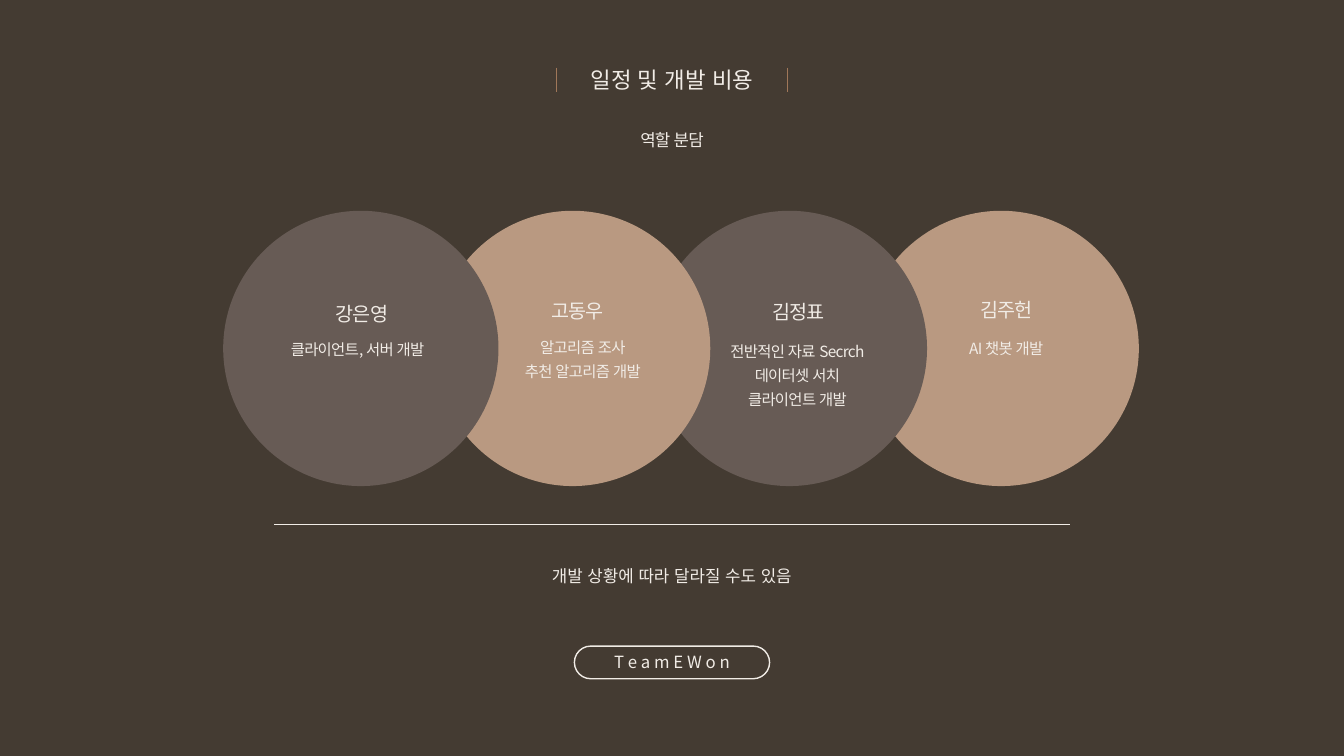
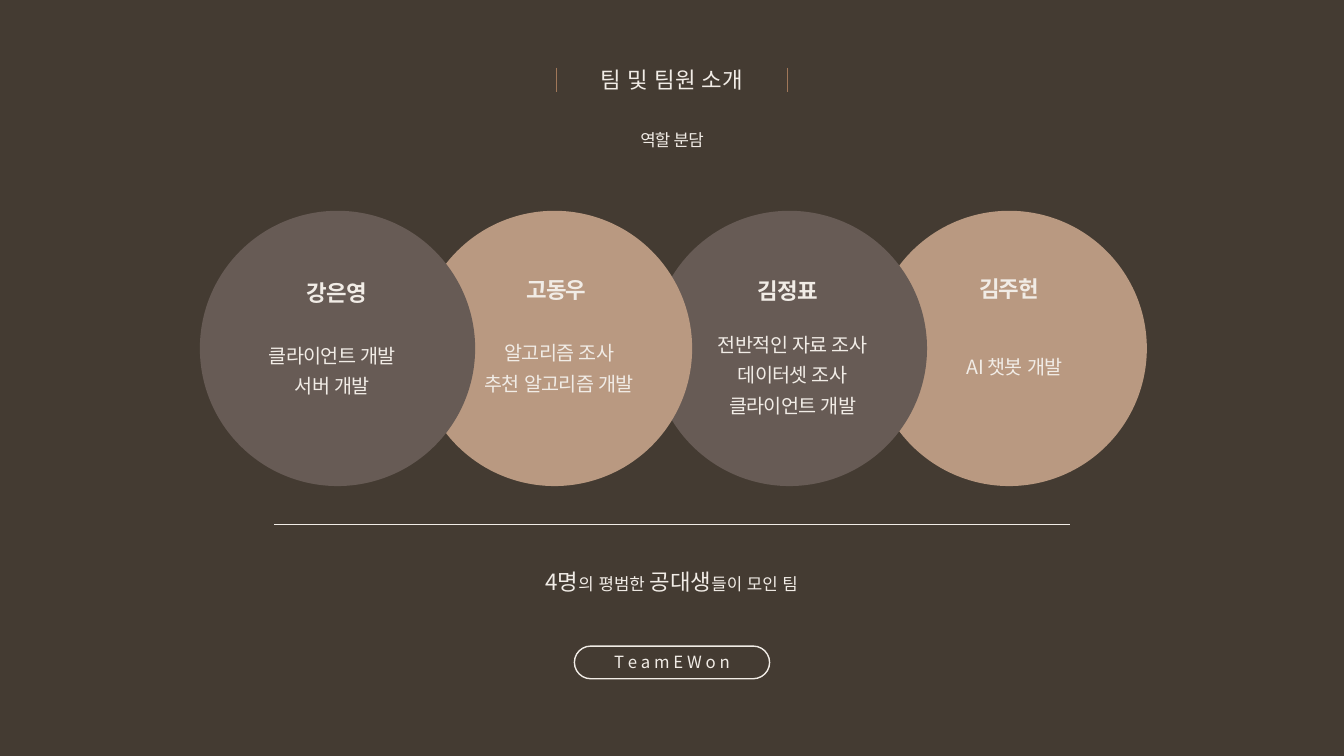
Before and after one commit to snr1229/Content_designing_Presentations, a slide deck: slide 5 of 사업계획서/Week8/EWon_중간고사대체 발표자료.pptx (slide 22 before the commit). Drawn at 1344x756 pixels with LibreOffice and Linux fonts; fonts in the diff are those of the drawing. Boxes give left, top, right and bottom in pixels: in the first picture for what was removed or moved away, otherwise in the second. Text is boxed around its words. In the diff, an @@ line names an element or a change of style, - is before the commit and + after.

Commit message:
EWon 중간발표자료 제출 ppt 변경

```diff
--- a/사업계획서/Week8/EWon_중간고사대체 발표자료.pptx
+++ b/사업계획서/Week8/EWon_중간고사대체 발표자료.pptx
@@ text at (601, 69, 743, 90): text changed @@
-일정 및 개발 비용
+팀 및 팀원 소개
@@ ellipse: place and size @@
-ellipse at (223, 211, 498, 486)
+ellipse at (200, 211, 475, 486)
@@ ellipse: place and size @@
-ellipse at (436, 211, 711, 486)
+ellipse at (417, 211, 693, 486)
@@ ellipse: place and size @@
-ellipse at (864, 211, 1139, 486)
+ellipse at (872, 211, 1147, 486)
@@ text "강은영": place and size @@
-text "강은영" at (335, 305, 388, 323)
+text "강은영" at (307, 282, 367, 303)
@@ size 14 to 16 pt, bold on in 4 elements at (979, 278, 1039, 299), (758, 280, 818, 301), (307, 282, 367, 303), (526, 280, 586, 300) @@
@@ text "고동우": place and size @@
-text "고동우" at (551, 302, 604, 320)
+text "고동우" at (526, 280, 586, 300)
@@ text "김정표": place and size @@
-text "김정표" at (772, 303, 825, 321)
+text "김정표" at (758, 280, 818, 301)
@@ text "김주헌": place and size @@
-text "김주헌" at (980, 301, 1033, 319)
+text "김주헌" at (979, 278, 1039, 299)
@@ text "알고리즘 조사" at (485, 344, 633, 393): size 11 to 14 pt @@
@@ text "알고리즘 조사": place and size @@
-text "알고리즘 조사" at (525, 340, 641, 378)
+text "알고리즘 조사" at (485, 344, 633, 393)
@@ text "전반적인 자료 조사": place and size @@
-text "전반적인 자료 조사" at (730, 344, 864, 406)
+text "전반적인 자료 조사" at (718, 336, 867, 415)
@@ text at (269, 347, 395, 395): text changed; size 11 to 14 pt @@
-클라이언트, 서버 개발
+클라이언트 개발
+서버 개발
@@ text at (718, 336, 867, 384): text changed; size 11 to 14 pt @@
-전반적인 자료 Secrch
-데이터셋 서치
+전반적인 자료 조사
+데이터셋 조사
@@ text "AI 챗봇 개발": place and size @@
-text "AI 챗봇 개발" at (969, 341, 1044, 355)
+text "AI 챗봇 개발" at (967, 358, 1062, 376)
@@ text "AI 챗봇 개발" at (967, 358, 1062, 376): size 11 to 14 pt @@
@@ text at (729, 397, 856, 415): size 11 to 14 pt in "클라이언트 개발" @@
@@ text removed at (552, 568, 792, 584) @@
-개발 상황에 따라 달라질 수도 있음
@@ text added at (599, 571, 797, 592), 12 pt, text #F1ECE6 @@
+4명의 평범한 공대생들이 모인 팀
```
Also in this commit, not shown: 15 other slides changed, 16 slides added, 20 slides removed.
